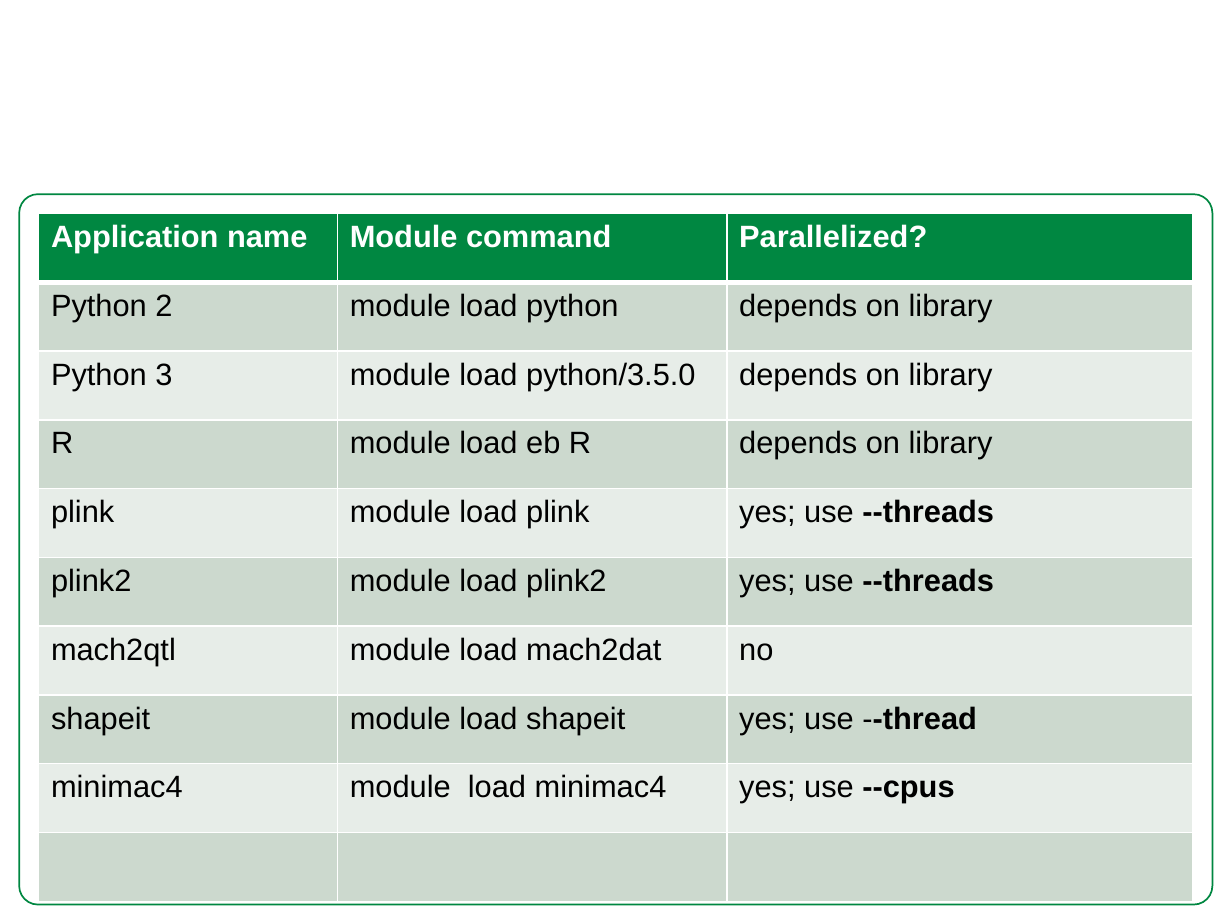
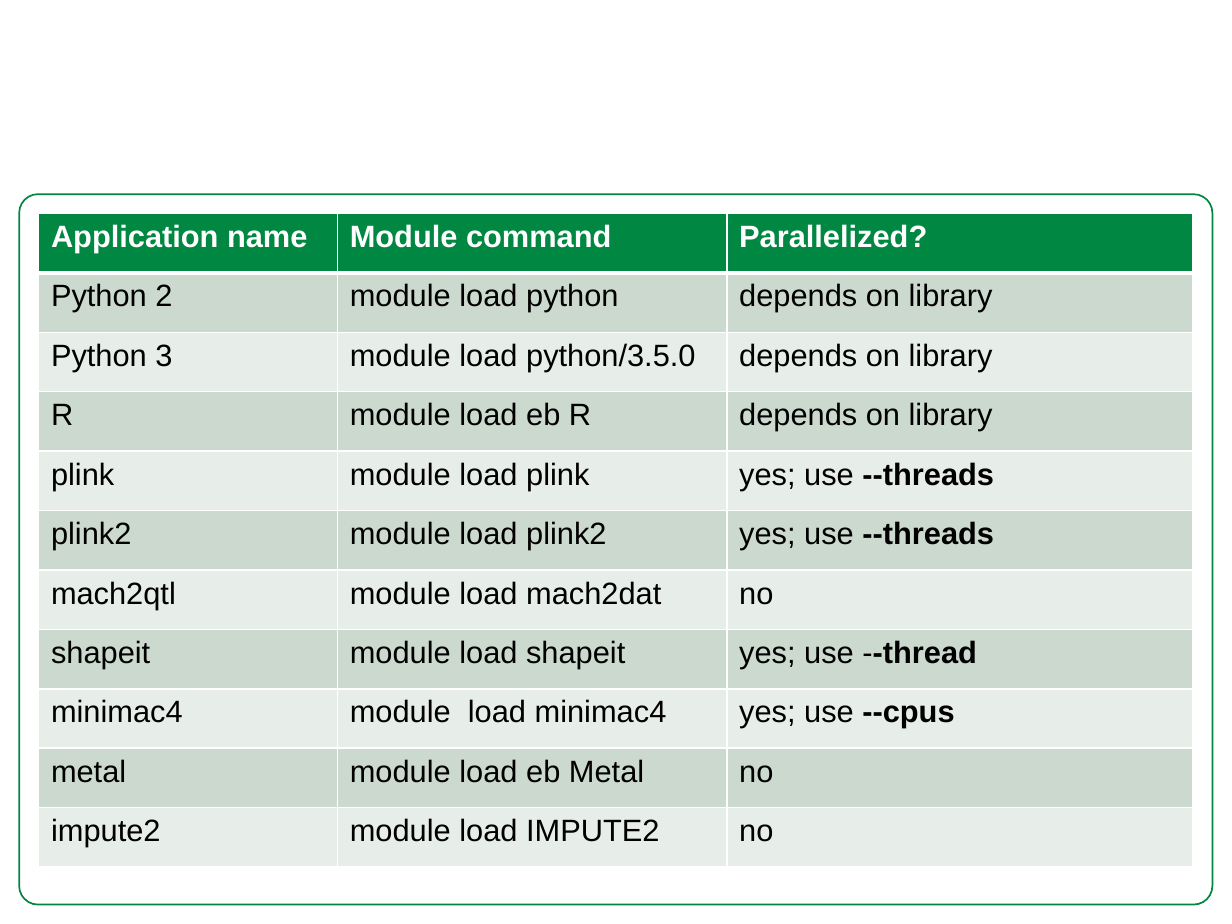
Before and after one commit to sara-nl/demokun, a slide deck: slide 16 of docs/2018-04-13-parallel-tools.pptx. Drawn at 1232x924 pixels with LibreOffice and Linux fonts; fonts in the diff are those of the drawing; background and template pictures are left out. Boxes give left, top, right and bottom in pixels: in the first picture for what was removed or moved away, otherwise in the second. Text is boxed around its words. In the diff, an @@ line names an element or a change of style, - is before the commit and + after.

Commit message:
added more tools

```diff
--- a/docs/2018-04-13-parallel-tools.pptx
+++ b/docs/2018-04-13-parallel-tools.pptx
@@ table at [38, 213, 1193, 867] @@
-row 10:  |  | 
+row 10: metal | module load eb Metal | no
+row 11: impute2 | module load IMPUTE2 | no
```
